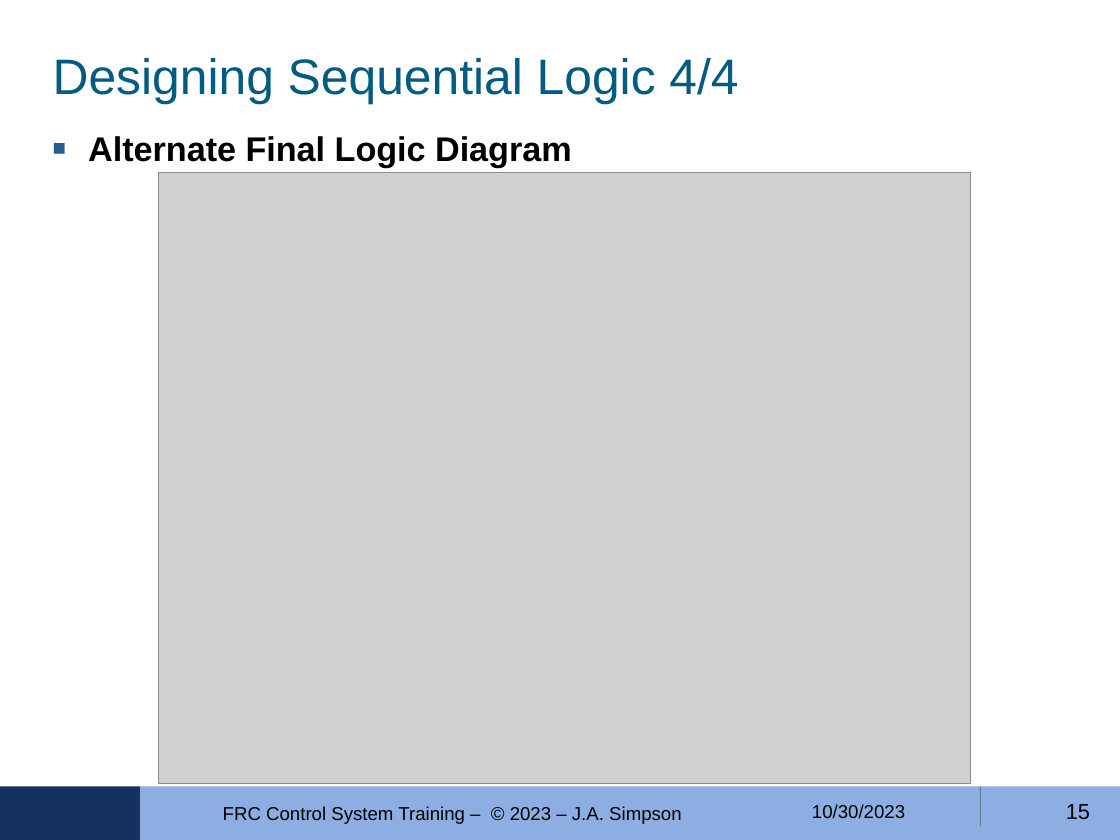
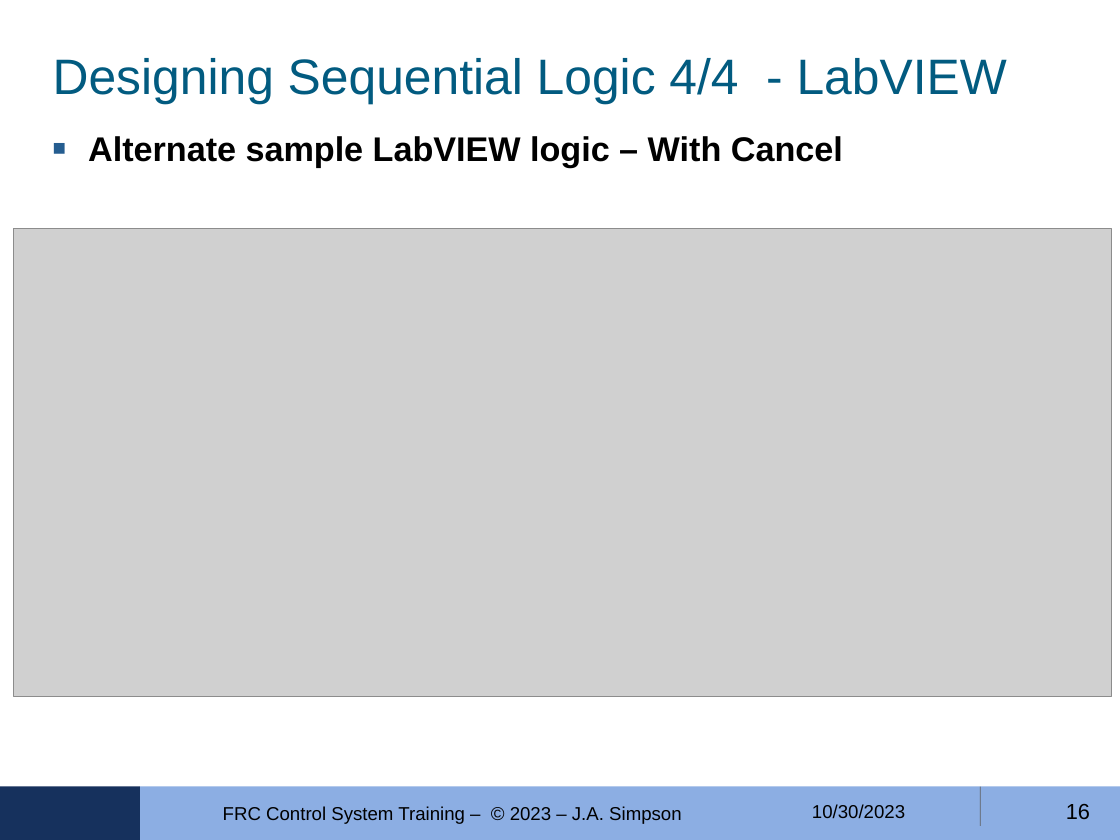
Before and after one commit to FRobotics/2023-RobotCode, a slide deck: slide 16 of Training/ControlLogic-05/FRC-4150-Ctrls-Training-MODULE-05--2023-10-30.odp (slide 15 before the commit). Drawn at 1120x840 pixels with LibreOffice and Linux fonts; fonts in the diff are those of the drawing; grey boxes stand for pictures; background and template pictures are left out. Boxes give left, top, right and bottom in pixels: in the first picture for what was removed or moved away, otherwise in the second. Text is boxed around its words. In the diff, an @@ line names an element or a change of style, - is before the commit and + after.

```diff
--- a/Training/ControlLogic-05/FRC-4150-Ctrls-Training-MODULE-05--2023-10-30.odp
+++ b/Training/ControlLogic-05/FRC-4150-Ctrls-Training-MODULE-05--2023-10-30.odp
@@ title at (53, 58, 1007, 104): text changed @@
-Designing Sequential Logic 4/4
+Designing Sequential Logic 4/4 - LabVIEW
@@ text at (88, 136, 843, 167): text changed @@
-■ Alternate Final Logic Diagram
+■ Alternate sample LabVIEW logic – With Cancel
@@ picture: place and size @@
-picture at (159, 172, 971, 784)
+picture at (13, 228, 1111, 697)
@@ page number at (1066, 804, 1090, 820): text changed @@
-15
+16
```
Also in this commit, not shown: 4 other files.
